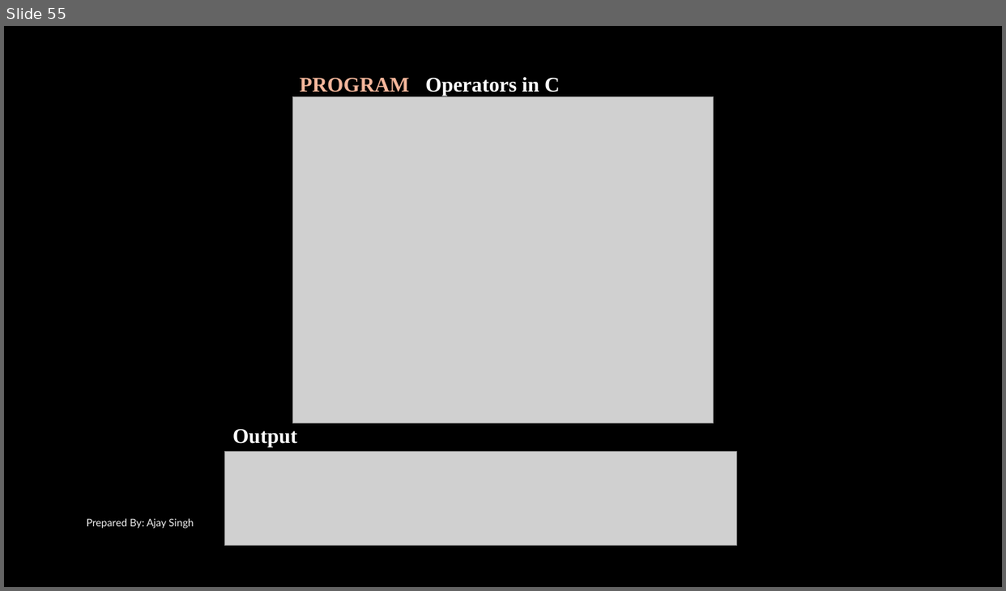
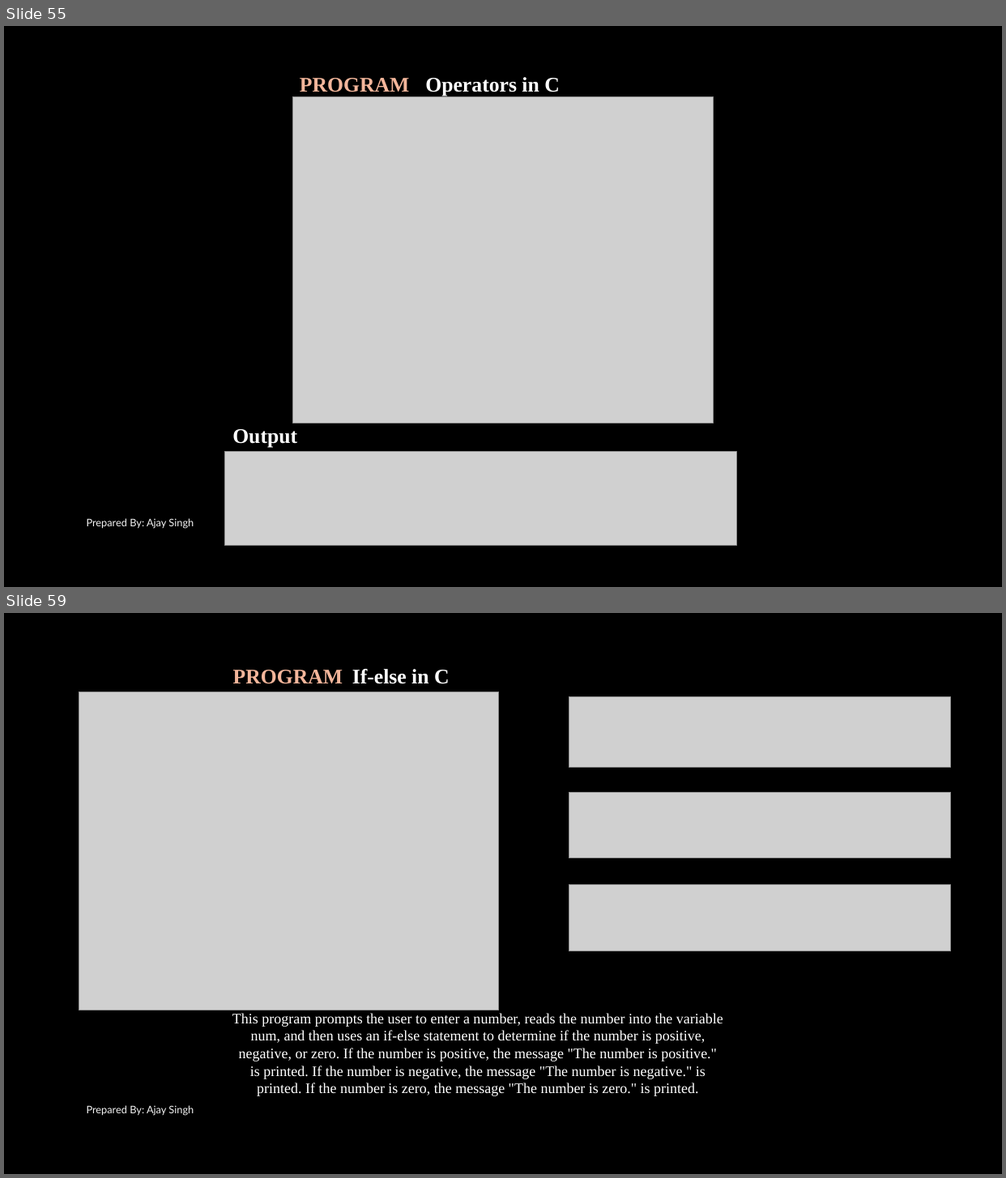
Before and after one commit to mentormaya/notes, a slide deck: assets/Computer_Science/Class_12/C_Programming_II.pptx. Shown one above the other, each under a label of ours: slide 55 before the commit, slides 55 and 59 after it; the slides between them are not shown. The pictures are 1006x591 and 1006x1178 pixels, drawn with LibreOffice and Linux fonts; fonts in the diff are those of the drawing; grey boxes stand for pictures; background and template pictures are left out. Boxes give left, top, right and bottom in pixels: in the first picture for what was removed or moved away, otherwise in the second. Text is boxed around its words. In the diff, an @@ line names an element or a change of style, - is before the commit and + after.

Commit message:
c programming II pptx updated

```diff
--- a/assets/Computer_Science/Class_12/C_Programming_II.pptx
+++ b/assets/Computer_Science/Class_12/C_Programming_II.pptx
@@ slide 59 added at [4,613,1002,1174], background picture (left out) @@
@@ text added at [233,670,343,684], 20 pt, text #F4B69B, bold @@
+PROGRAM
@@ text added at [352,669,450,684], 20 pt, text #FFFFFF, bold @@
+If-else in C
@@ picture added at [79,692,499,1010] @@
@@ picture added at [569,697,951,767] @@
@@ picture added at [569,792,951,858] @@
@@ picture added at [569,885,951,952] @@
@@ text added at [232,1013,723,1097], 14 pt, text #FFFFFF @@
+This program prompts the user to enter a number, reads the number into the variable num, and then uses an if-else statement to determine if the number is positive, negative, or zero. If the number is positive, the message "The number is positive." is printed. If the number is negative, the message "The number is negative." is printed. If the number is zero, the message "The number is zero." is printed.
@@ text added at [87,1105,194,1115], 10 pt, text #F2F2F2 @@
+Prepared By: Ajay Singh
```
Also in this commit, not shown: 50 other slides added.
